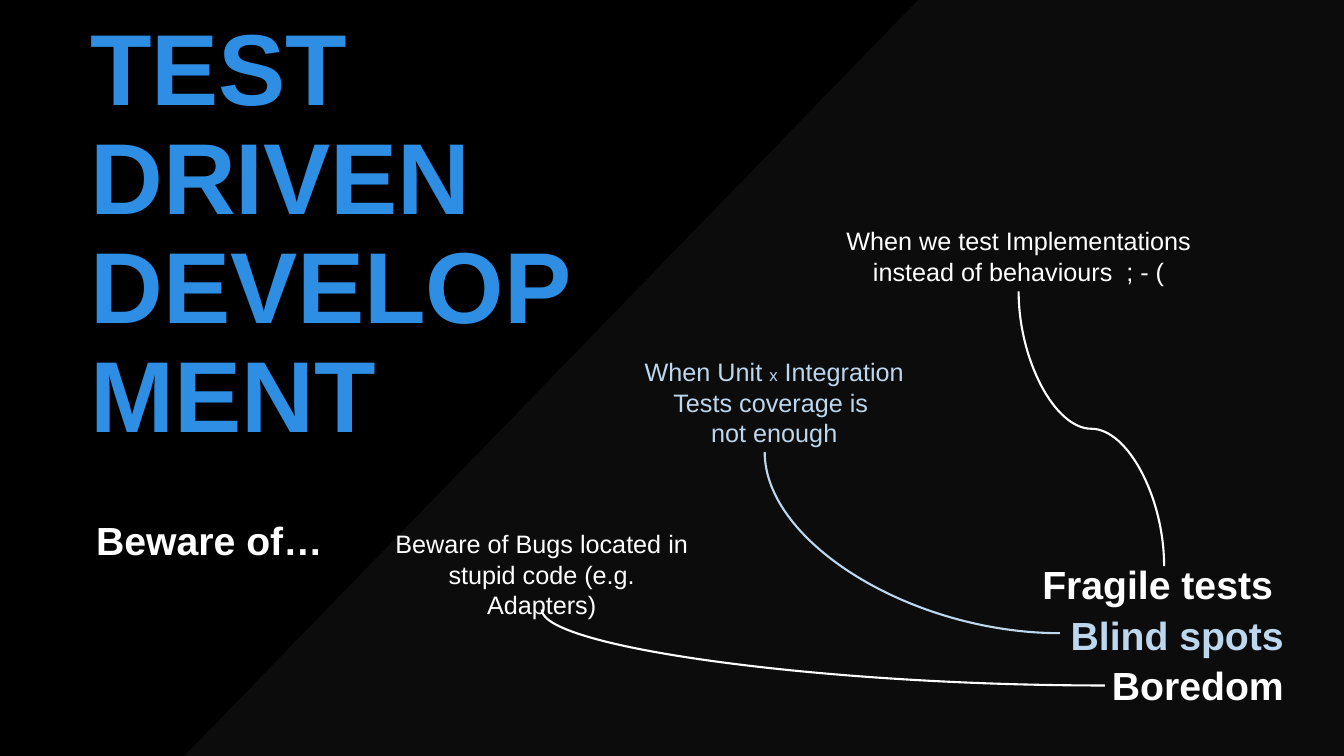
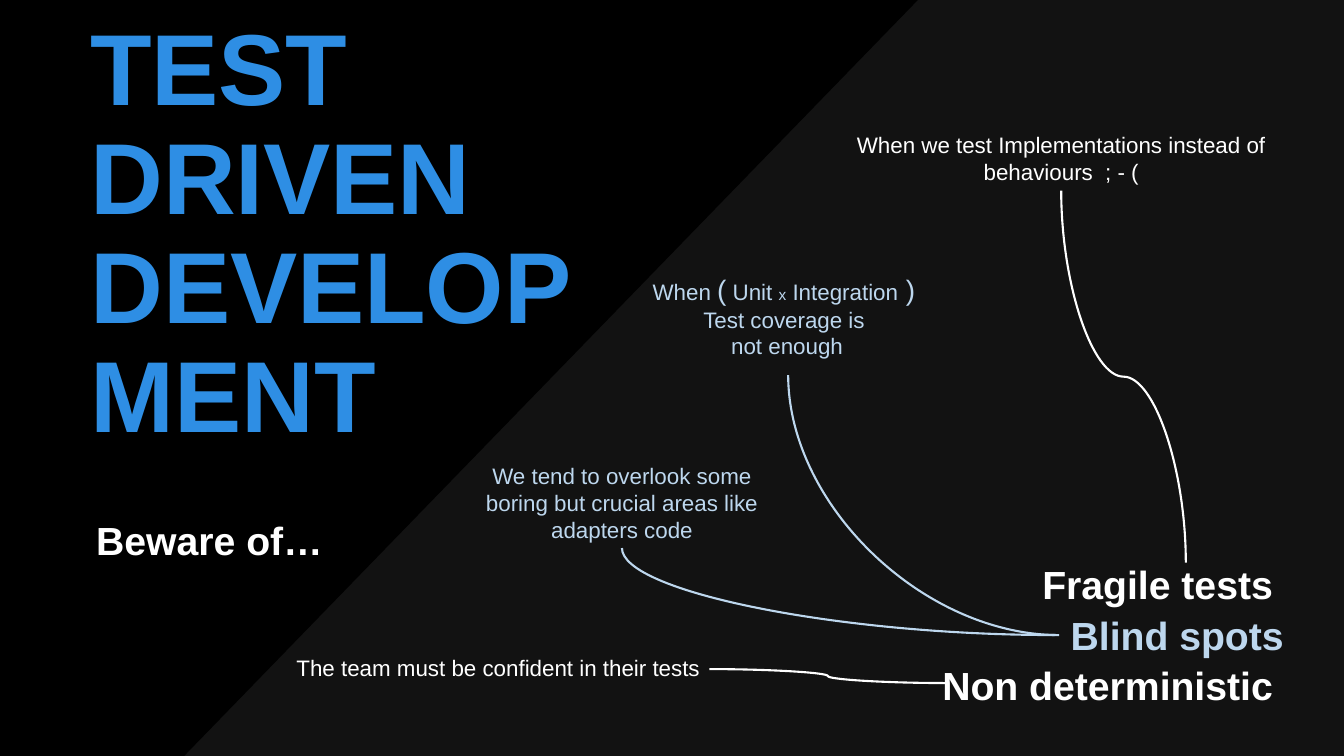
Before and after one commit to tpierrain/talk-outside-in-diamond-tdd, a slide deck: slide 5 of Outside-In-Diamond TDD.pptx. Drawn at 1344x756 pixels with LibreOffice and Linux fonts; fonts in the diff are those of the drawing; background and template pictures are left out; a plain dark background stands for a picture behind light text. Boxes give left, top, right and bottom in pixels: in the first picture for what was removed or moved away, otherwise in the second. Text is boxed around its words. In the diff, an @@ line names an element or a change of style, - is before the commit and + after.

```diff
--- a/Outside-In-Diamond TDD.pptx
+++ b/Outside-In-Diamond TDD.pptx
@@ rectangle at (127,0,1344,756): fill #000000 at 70% opacity to #000000 at 57% opacity @@
@@ text "When we test Implementations instead ...": place and size @@
-text "When we test Implementations instead ..." at (846,231,1191,282)
+text "When we test Implementations instead ..." at (857,136,1266,181)
@@ text "When we test Implementations instead ..." at (857,136,1266,181): size 18 to 16 pt @@
@@ curved line moved from (1019, 291) - (1165, 567) to (1062, 191) - (1186, 563) @@
@@ text at (653,283,899,359): text changed; size 18 to 16 pt @@
-When Unit x Integration Tests coverage is
-not enough
+When ( Unit x Integration )
+Test coverage is
+not enough
@@ curved line moved from (765, 452) - (1061, 633) to (788, 375) - (1060, 635) @@
@@ text at (486,467,758,543): text changed; size 18 to 16 pt; text colour #FFFFFF to #BDD7EE @@
-Beware of Bugs located in stupid code (e.g. Adapters)
+We tend to overlook some boring but crucial areas like adapters code
@@ curved line moved from (541, 610) - (1105, 686) to (622, 548) - (1055, 635) @@
@@ curved line (622, 548) - (1055, 635): stroke #FFFFFF 1.5 pt to #BDD7EE 1.5 pt @@
@@ text added at (296,659,700,677), 16 pt, text #FFFFFF @@
+The team must be confident in their tests
@@ curved line added from (710, 669) to (947, 684), #FFFFFF 1.5 pt @@
@@ text at (942,671,1273,701): text changed @@
-Boredom
+Non deterministic
```
Also in this commit, not shown: 6 other slides changed.
